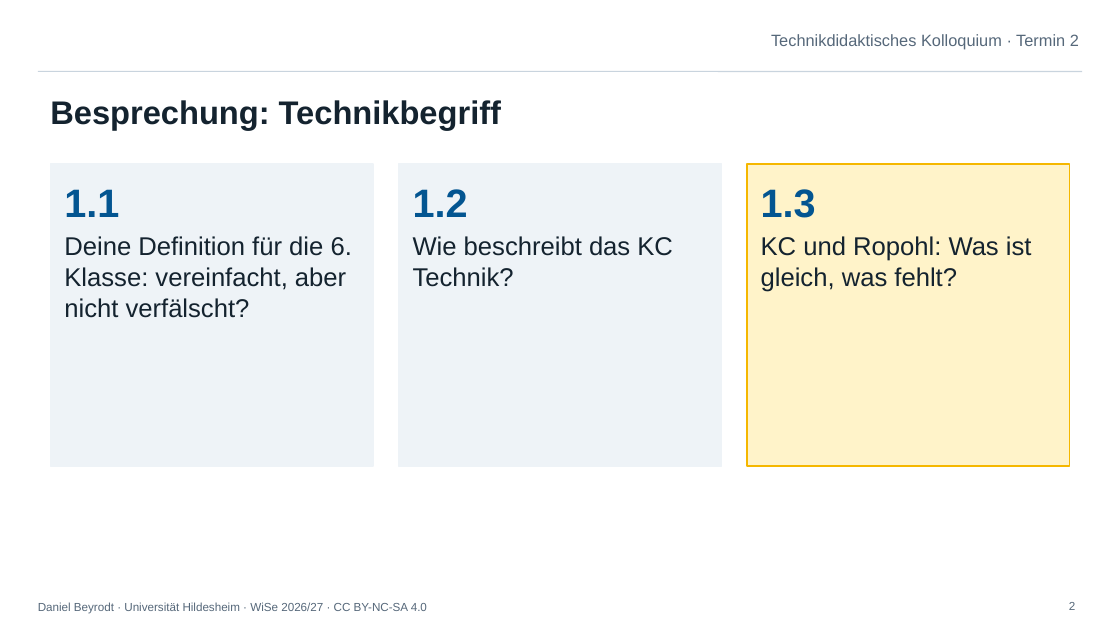
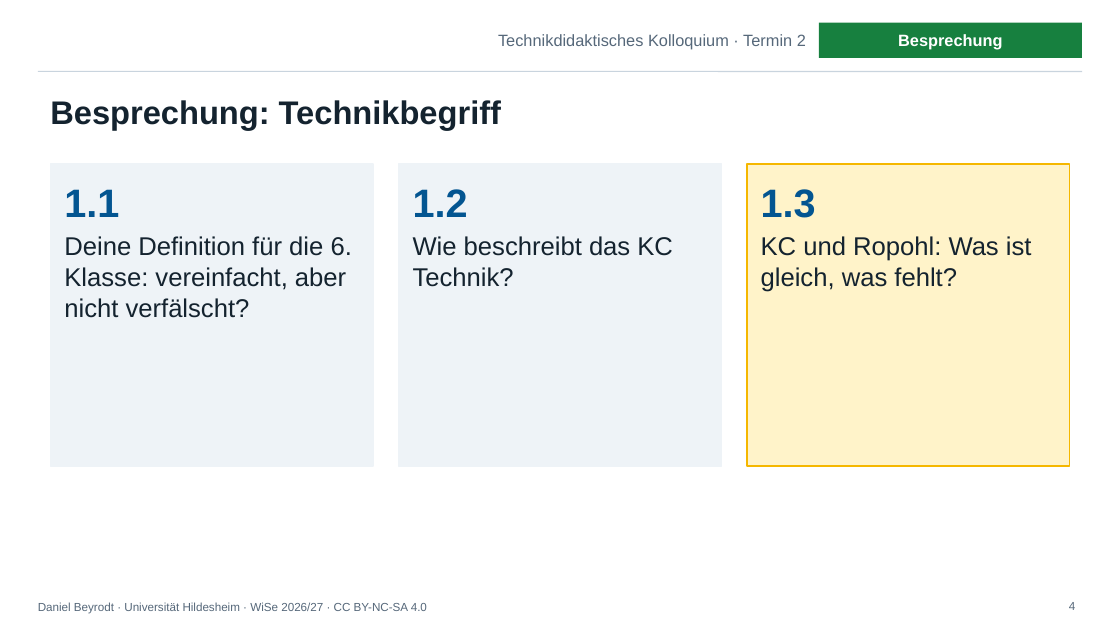
Before and after one commit to deinTechniklehrer/Uni-Hildesheim, a slide deck: slide 4 of technikdidaktisches-kolloquium/praesentationen/TdK_Termin-2_Mehrperspektivischer-Technikunterricht.pptx (slide 2 before the commit). Drawn at 1120x630 pixels with LibreOffice and Linux fonts; fonts in the diff are those of the drawing; background and template pictures are left out. Boxes give left, top, right and bottom in pixels: in the first picture for what was removed or moved away, otherwise in the second. Text is boxed around its words. In the diff, an @@ line names an element or a change of style, - is before the commit and + after.

```diff
--- a/technikdidaktisches-kolloquium/praesentationen/TdK_Termin-2_Mehrperspektivischer-Technikunterricht.pptx
+++ b/technikdidaktisches-kolloquium/praesentationen/TdK_Termin-2_Mehrperspektivischer-Technikunterricht.pptx
@@ text "Technikdidaktisches Kolloquium · Termin 2": place and size @@
-text "Technikdidaktisches Kolloquium · Termin 2" at <box>771,34,1079,49</box>
+text "Technikdidaktisches Kolloquium · Termin 2" at <box>498,34,806,49</box>
@@ rectangle added at <box>819,23,1082,58</box>, fill #17803F, 14 pt, text #FFFFFF, bold @@
+Besprechung
@@ page number at <box>1069,602,1075,610</box>: text changed @@
-2
+4
```
Also in this commit, not shown: 7 other slides changed, 6 slides added, 1 slide removed, 8 other files.
